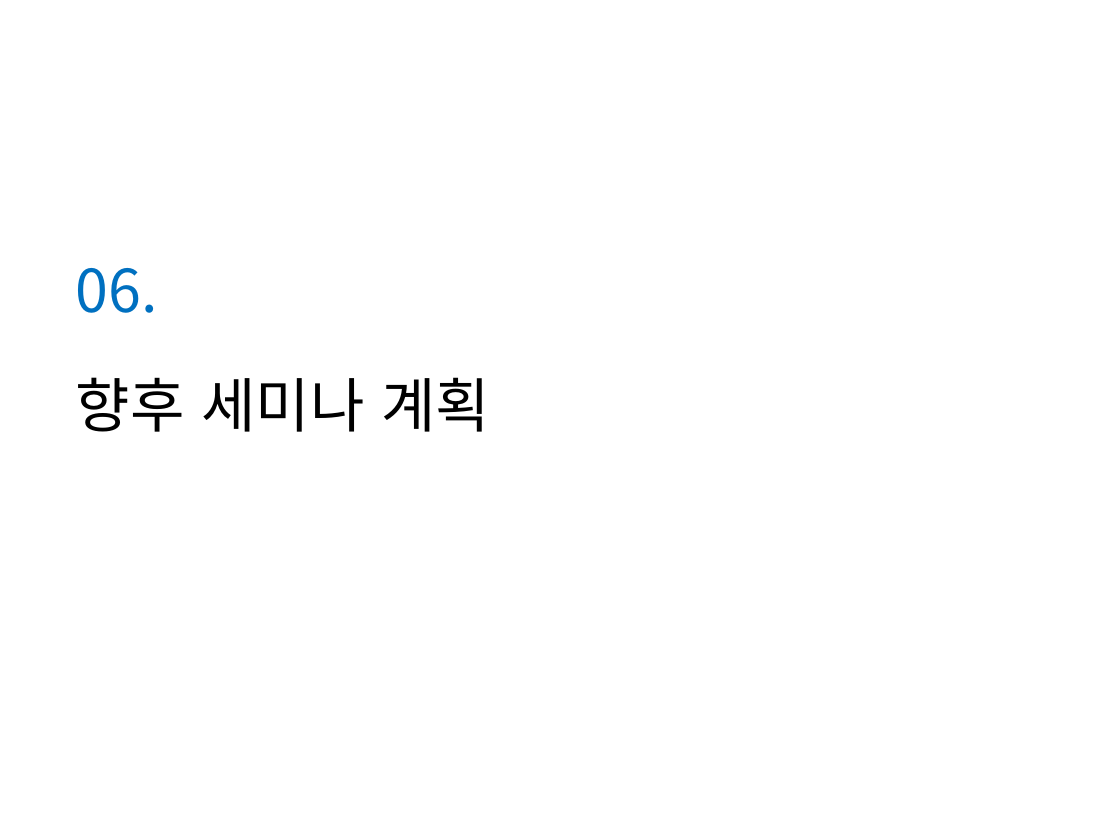
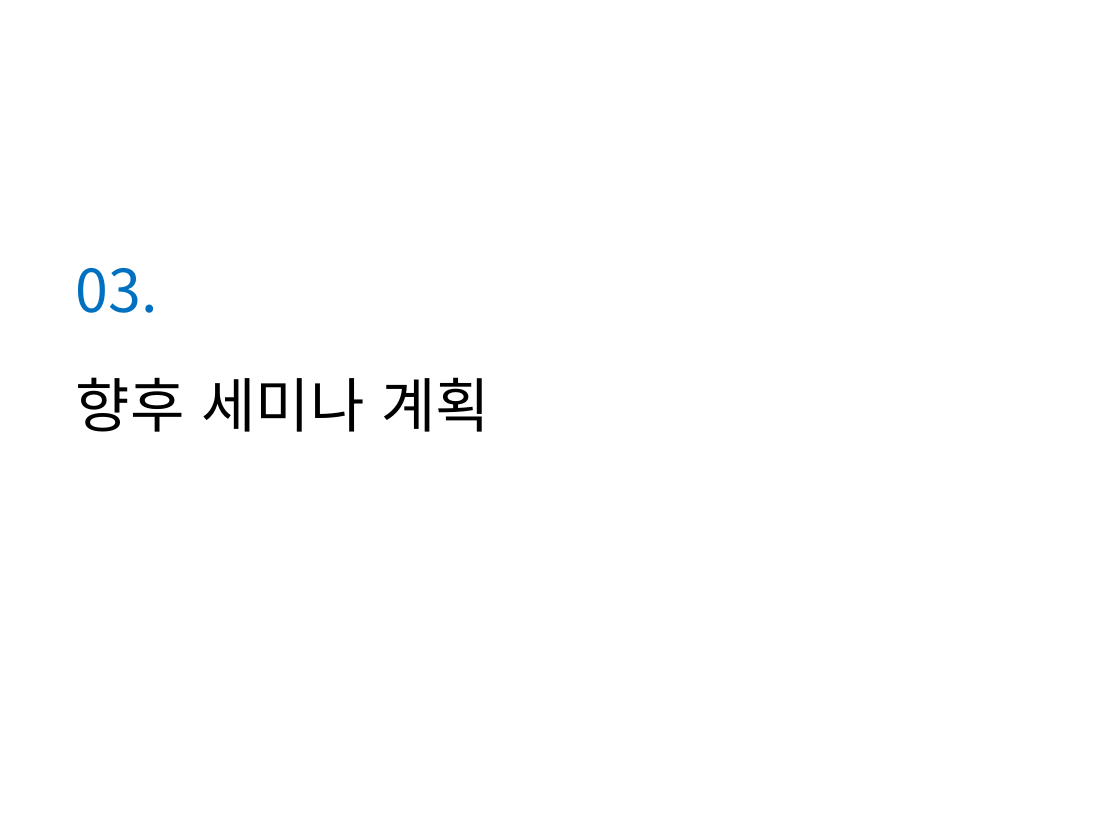
Before and after one commit to Heechul90/Deep_Learning, a slide deck: slide 25 of Study/정리/Deep Learning04.pptx (slide 16 before the commit). Drawn at 1120x840 pixels with LibreOffice and Linux fonts; fonts in the diff are those of the drawing; background and template pictures are left out. Boxes give left, top, right and bottom in pixels: in the first picture for what was removed or moved away, otherwise in the second. Text is boxed around its words. In the diff, an @@ line names an element or a change of style, - is before the commit and + after.

```diff
--- a/Study/정리/Deep Learning04.pptx
+++ b/Study/정리/Deep Learning04.pptx
@@ text at (76, 268, 158, 313): text changed @@
-06.
+03.
```
Also in this commit, not shown: 7 other slides changed, 10 slides added, 1 slide removed.
